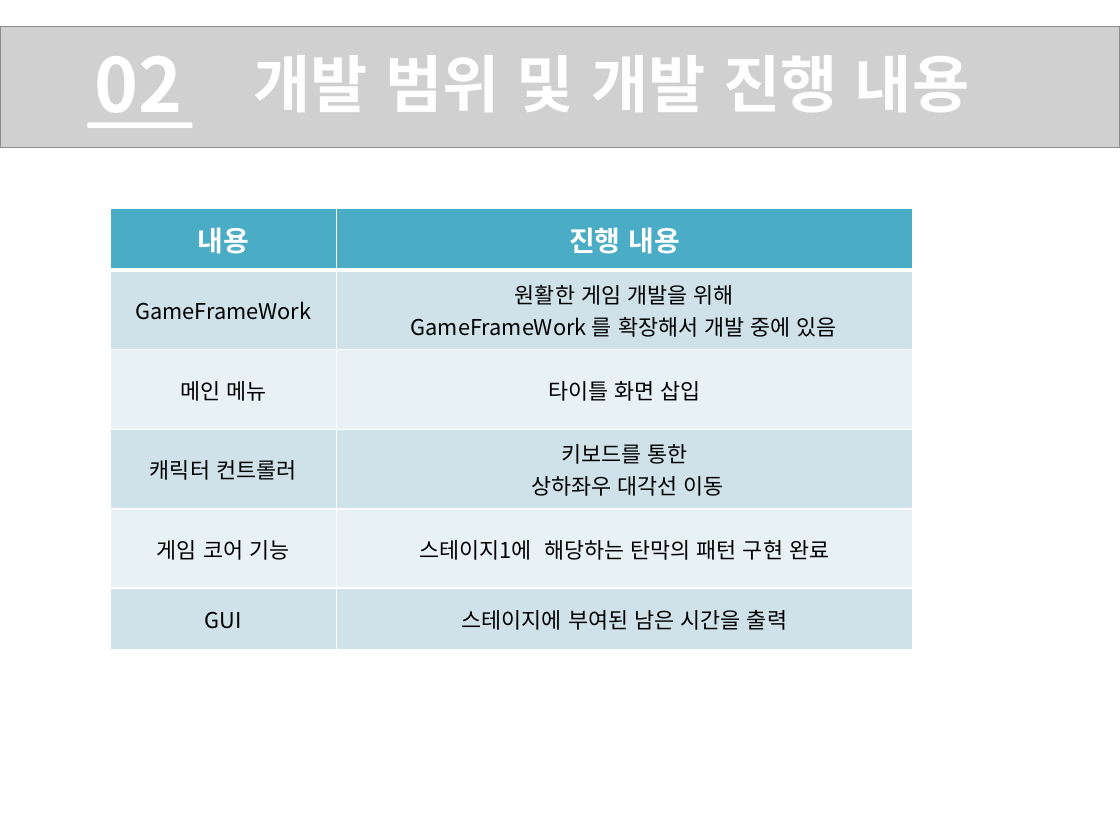
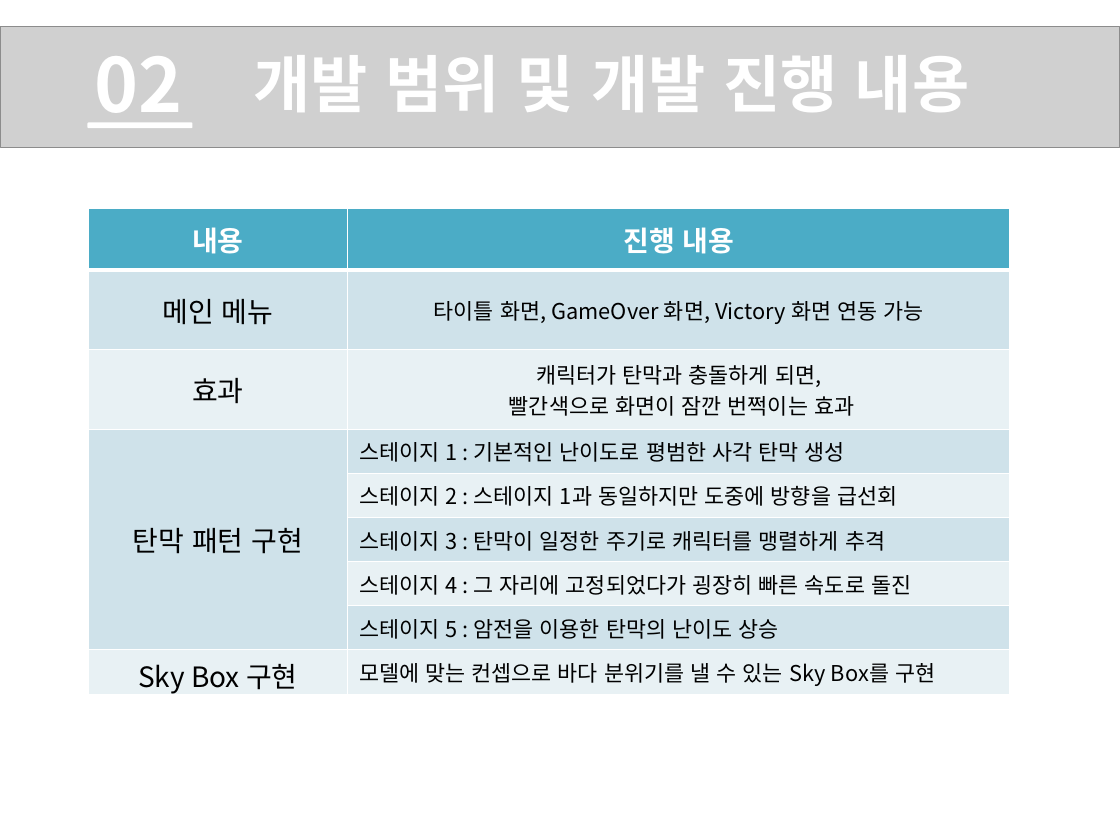
Before and after one commit to AnSuGuen/OgreGameProject, a slide deck: slide 5 of Project PPT/2016_GameEngineProject_ASG 3차.pptx. Drawn at 1120x840 pixels with LibreOffice and Linux fonts; fonts in the diff are those of the drawing; grey boxes stand for pictures. Boxes give left, top, right and bottom in pixels: in the first picture for what was removed or moved away, otherwise in the second. Text is boxed around its words. In the diff, an @@ line names an element or a change of style, - is before the commit and + after.

Commit message:
Stage5까지 탄막 구현 완료, 테스트 완료

```diff
--- a/Project PPT/2016_GameEngineProject_ASG 3차.pptx
+++ b/Project PPT/2016_GameEngineProject_ASG 3차.pptx
@@ table at bbox=[88, 208, 1010, 698] @@
-row 2: GameFrameWork | 원활한 게임 개발을 위해 / GameFrameWork 를 확장해서 개발 중에 있음
-row 3: 메인 메뉴 | 타이틀 화면 삽입
-row 4: 캐릭터 컨트롤러 | 키보드를 통한 / 상하좌우 대각선 이동
-row 5: 게임 코어 기능 | 스테이지1에 해당하는 탄막의 패턴 구현 완료
-row 6: GUI | 스테이지에 부여된 남은 시간을 출력
+row 2: 메인 메뉴 | 타이틀 화면, GameOver 화면, Victory 화면 연동 가능
+row 3: 효과 | 캐릭터가 탄막과 충돌하게 되면, / 빨간색으로 화면이 잠깐 번쩍이는 효과
+row 4: 탄막 패턴 구현 | 스테이지 1 : 기본적인 난이도로 평범한 사각 탄막 생성
+row 5:  | 스테이지 2 : 스테이지 1과 동일하지만 도중에 방향을 급선회
+row 6:  | 스테이지 3 : 탄막이 일정한 주기로 캐릭터를 맹렬하게 추격
+row 7:  | 스테이지 4 : 그 자리에 고정되었다가 굉장히 빠른 속도로 돌진
+row 8:  | 스테이지 5 : 암전을 이용한 탄막의 난이도 상승
+row 9: Sky Box 구현 | 모델에 맞는 컨셉으로 바다 분위기를 낼 수 있는 Sky Box를 구현
@@ table: place and size @@
-table at bbox=[110, 208, 913, 650]
+table at bbox=[88, 208, 1010, 698]
```
Also in this commit, not shown: 1 other slide changed, 1 slide added, 1 slide removed, 57 other files.
